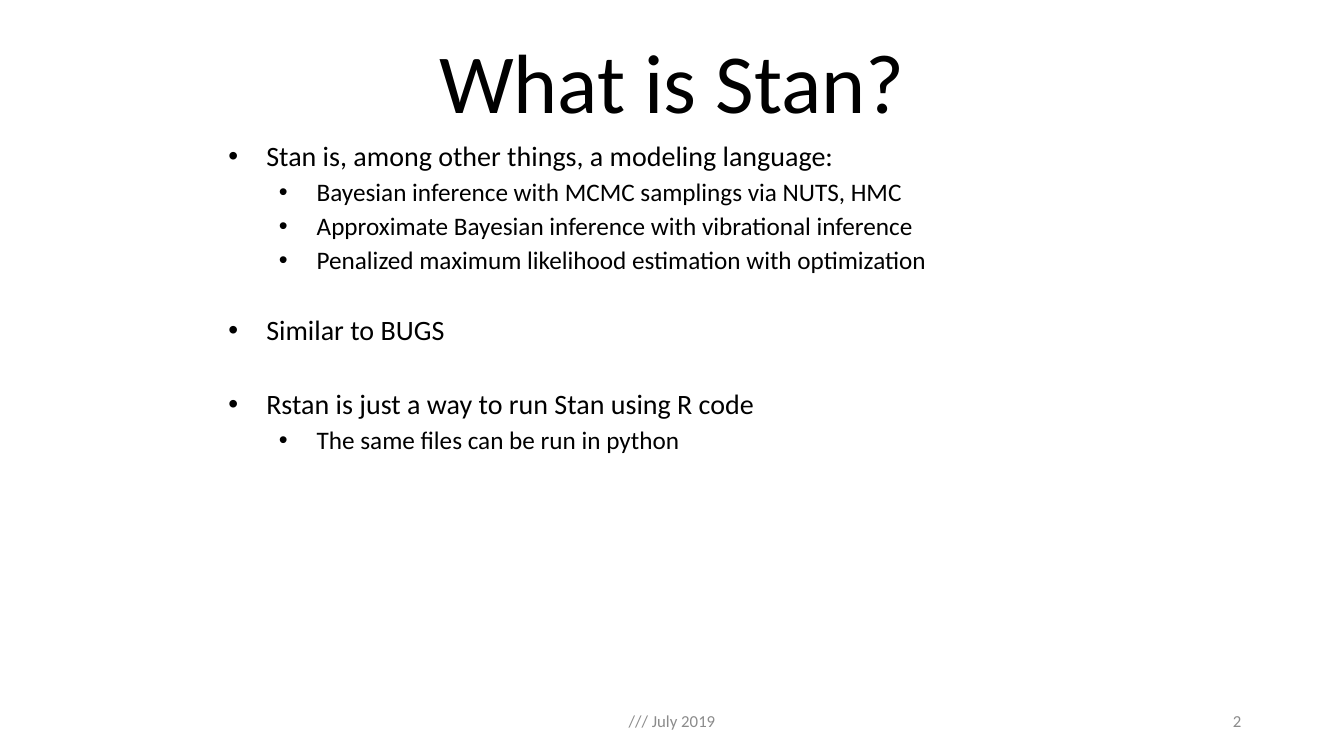
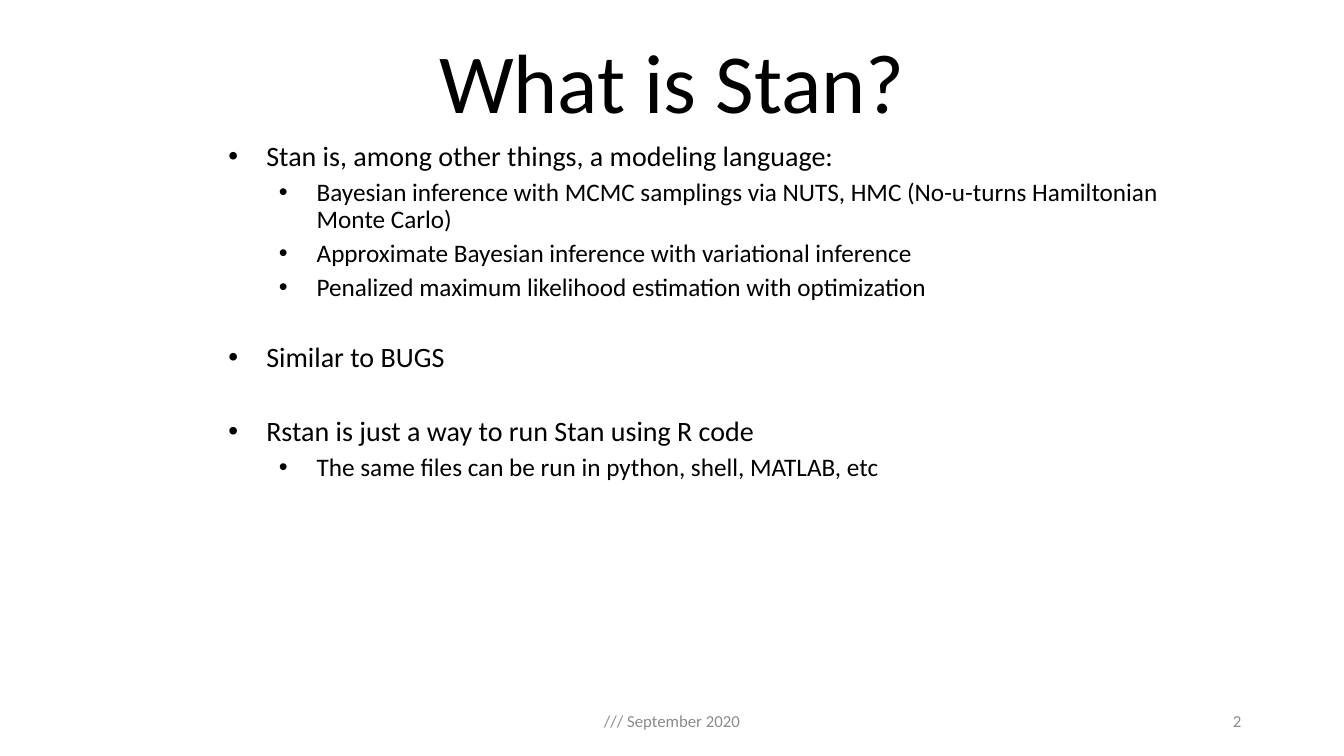
Before and after one commit to ilaga/RStan-Workshop, a slide deck: slide 2 of rstan_pp.pptx. Drawn at 1344x756 pixels with LibreOffice and Linux fonts; fonts in the diff are those of the drawing. Boxes give left, top, right and bottom in pixels: in the first picture for what was removed or moved away, otherwise in the second. Text is boxed around its words. In the diff, an @@ line names an element or a change of style, - is before the commit and + after.

```diff
--- a/rstan_pp.pptx
+++ b/rstan_pp.pptx
@@ subtitle at (317, 182, 1157, 266): text changed @@
-    • Bayesian inference with MCMC samplings via NUTS, HMC
-    • Approximate Bayesian inference with vibrational inference
+    • Bayesian inference with MCMC samplings via NUTS, HMC (No-u-turns Hamiltonian Monte Carlo)
+    • Approximate Bayesian inference with variational inference
@@ subtitle at (317, 458, 878, 480): text changed @@
-    • The same files can be run in python
+    • The same files can be run in python, shell, MATLAB, etc
@@ text at (627, 715, 740, 730): text changed @@
-/// July 2019
+/// September 2020
```
Also in this commit, not shown: 10 other slides changed, 6 slides added, 1 other file.
